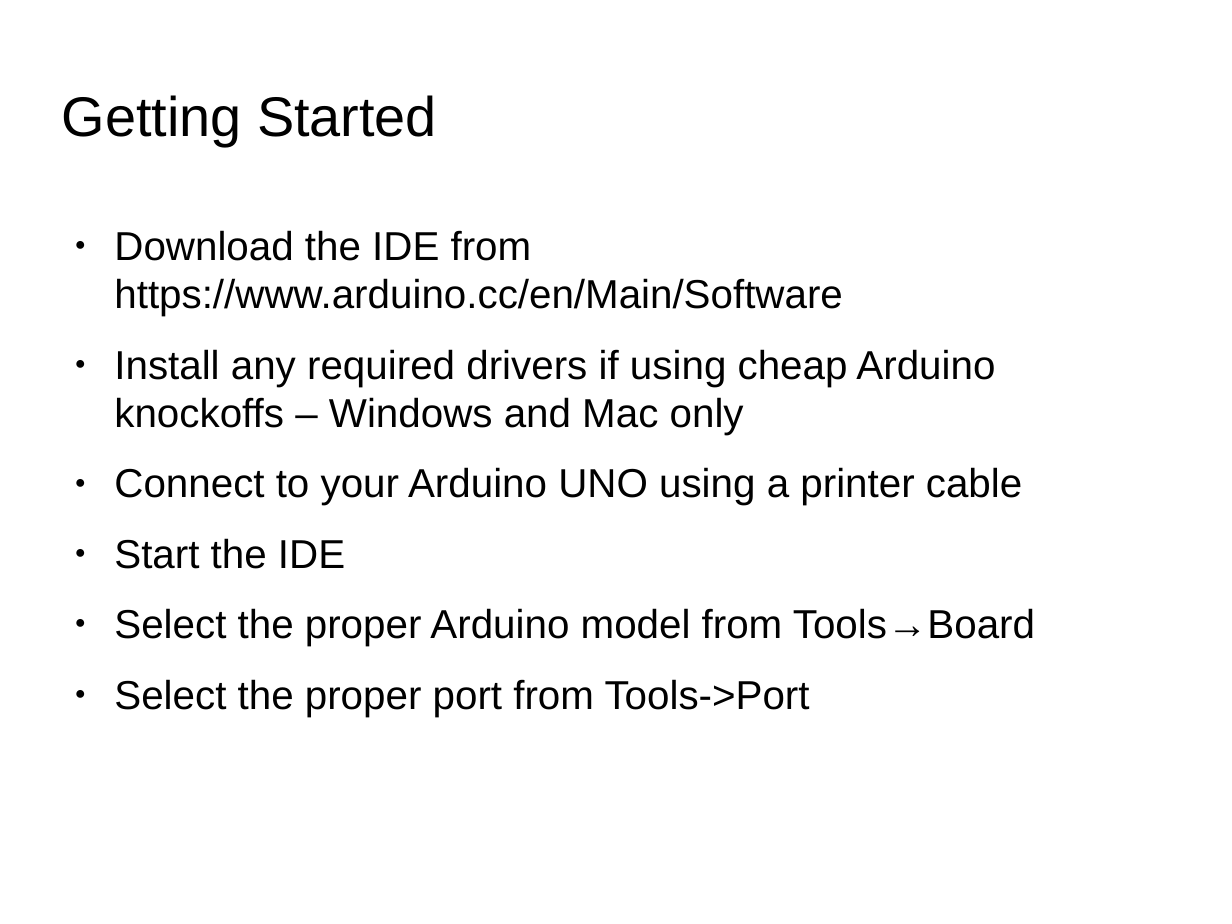
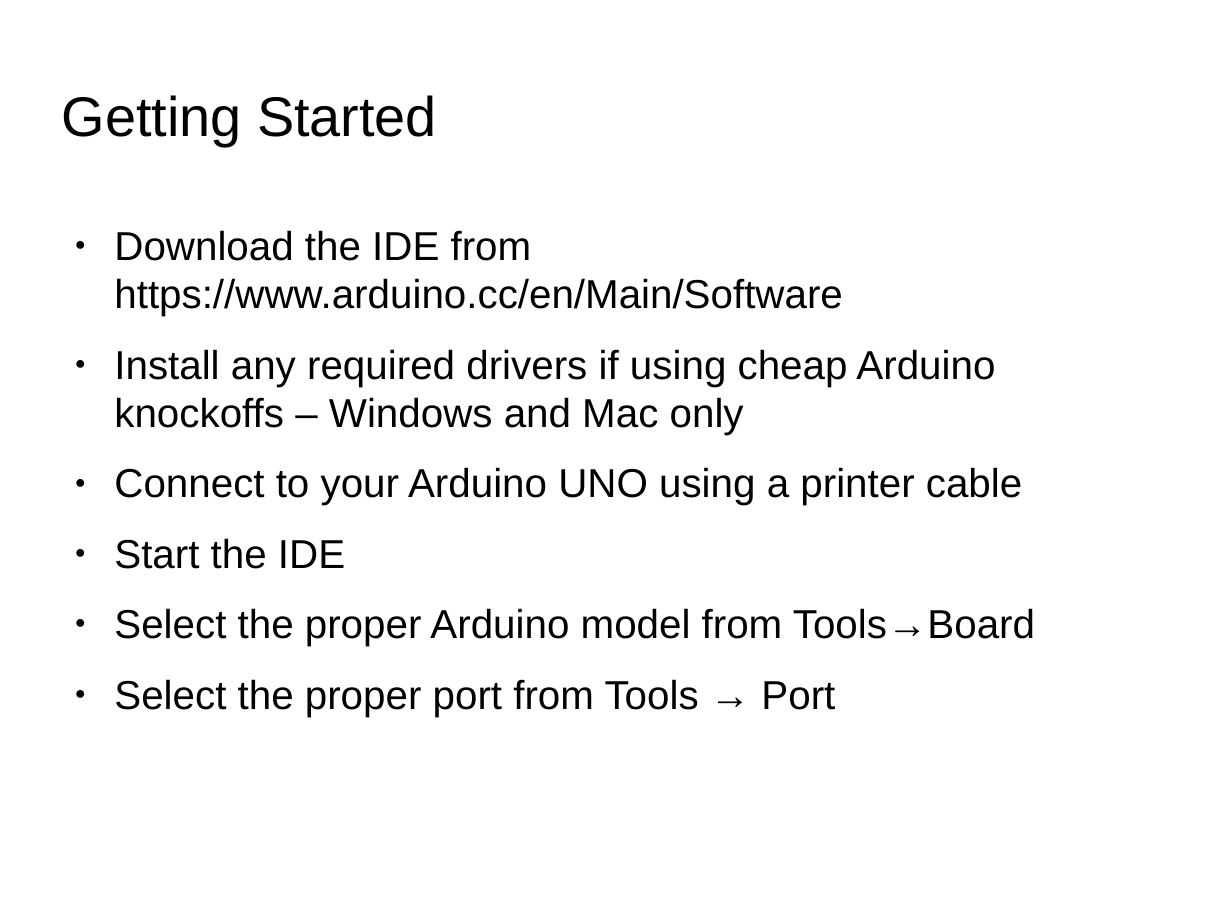
Before and after one commit to SIUE-ARC/Arduino-Workshop, a slide deck: slide 6 of Arduino-Workshop-eHacks.odp. Drawn at 1232x924 pixels with LibreOffice and Linux fonts; fonts in the diff are those of the drawing; background and template pictures are left out. Boxes give left, top, right and bottom in pixels: in the first picture for what was removed or moved away, otherwise in the second. Text is boxed around its words. In the diff, an @@ line names an element or a change of style, - is before the commit and + after.

```diff
--- a/Arduino-Workshop-eHacks.odp
+++ b/Arduino-Workshop-eHacks.odp
@@ text at box(114, 679, 835, 717): text changed @@
-● Select the proper port from Tools->Port
+● Select the proper port from Tools → Port
```
Also in this commit, not shown: 1 other slide changed.
